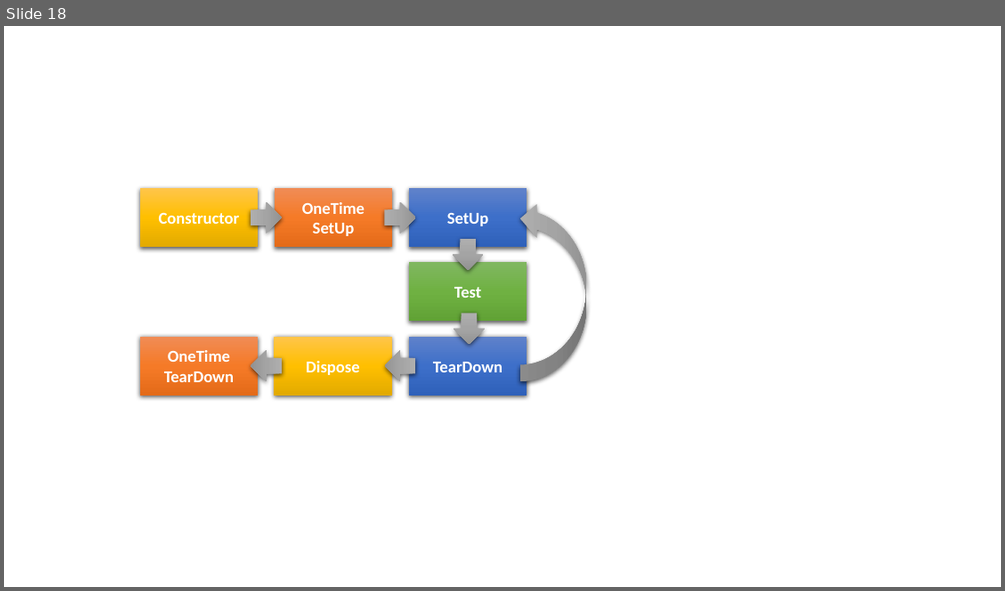
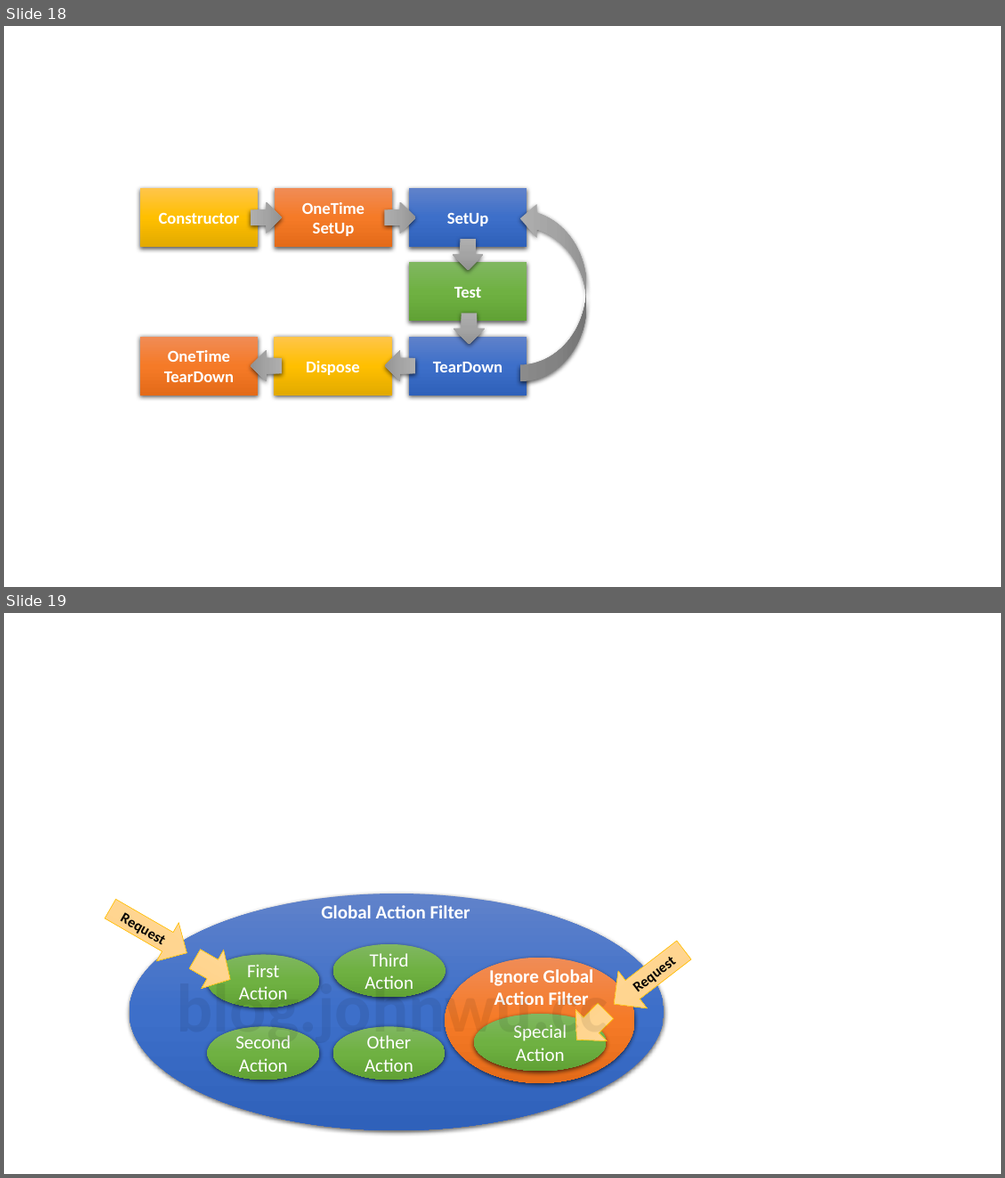
Before and after one commit to johnwu1114/blog-johnwu-cc, a slide deck: source/_assets/Blog動畫.pptx. Shown one above the other, each under a label of ours: slide 18 before the commit, slides 18 and 19 after it. The pictures are 1005x591 and 1005x1178 pixels, drawn with LibreOffice and Linux fonts; fonts in the diff are those of the drawing. Boxes give left, top, right and bottom in pixels: in the first picture for what was removed or moved away, otherwise in the second. Text is boxed around its words. In the diff, an @@ line names an element or a change of style, - is before the commit and + after.

```diff
--- a/source/_assets/Blog動畫.pptx
+++ b/source/_assets/Blog動畫.pptx
@@ slide 19 added at [4, 613, 1001, 1174], background #FFFFFF @@
@@ right arrow added at [99, 889, 197, 972], fill gradient #FFDB9E to #FFD590 to #FFD07C, outline #FFC000 0.5 pt, 14 pt, text #000000, bold @@
+Request
@@ ellipse added at [129, 893, 663, 1130], fill gradient #6183CB to #3E70CA to #3062BB @@
@@ text added at [321, 905, 470, 918], 18 pt, text #FFFFFF, bold @@
+Global Action Filter
@@ right arrow added at [599, 932, 698, 1022], fill gradient #FFDB9E to #FFD590 to #FFD07C, outline #FFC000 0.5 pt, 14 pt, text #000000, bold @@
+Request
@@ right arrow added at [184, 940, 242, 998], fill gradient #FFDB9E to #FFD590 to #FFD07C, outline #FFC000 0.5 pt @@
@@ ellipse added at [208, 955, 320, 1008], fill gradient #81B861 to #6FB242 to #62A336, 18 pt, text #FFFFFF @@
+First
+Action
@@ ellipse added at [333, 944, 445, 997], fill gradient #81B861 to #6FB242 to #62A336, 18 pt, text #FFFFFF @@
+Third
+Action
@@ ellipse added at [445, 957, 635, 1083], fill gradient #F18C57 to #F67B28 to #E56C19 @@
@@ title added at [177, 974, 608, 1047], 66 pt, text #000000 at 8% opacity, bold @@
+blog.johnwu.cc
@@ text added at [489, 966, 594, 1010], 18 pt, text #FFFFFF, bold @@
+Ignore Global
+Action Filter
@@ right arrow added at [561, 996, 622, 1055], fill gradient #FFDB9E to #FFD590 to #FFD07C, outline #FFC000 0.5 pt @@
@@ ellipse added at [208, 1027, 320, 1079], fill gradient #81B861 to #6FB242 to #62A336, 18 pt, text #FFFFFF @@
+Second
+Action
@@ ellipse added at [333, 1027, 445, 1079], fill gradient #81B861 to #6FB242 to #62A336, 18 pt, text #FFFFFF @@
+Other
+Action
@@ ellipse added at [474, 1013, 607, 1070], fill gradient #81B861 to #6FB242 to #62A336, 18 pt, text #FFFFFF @@
+Special
+Action
```
Also in this commit, not shown: 8 other files.
